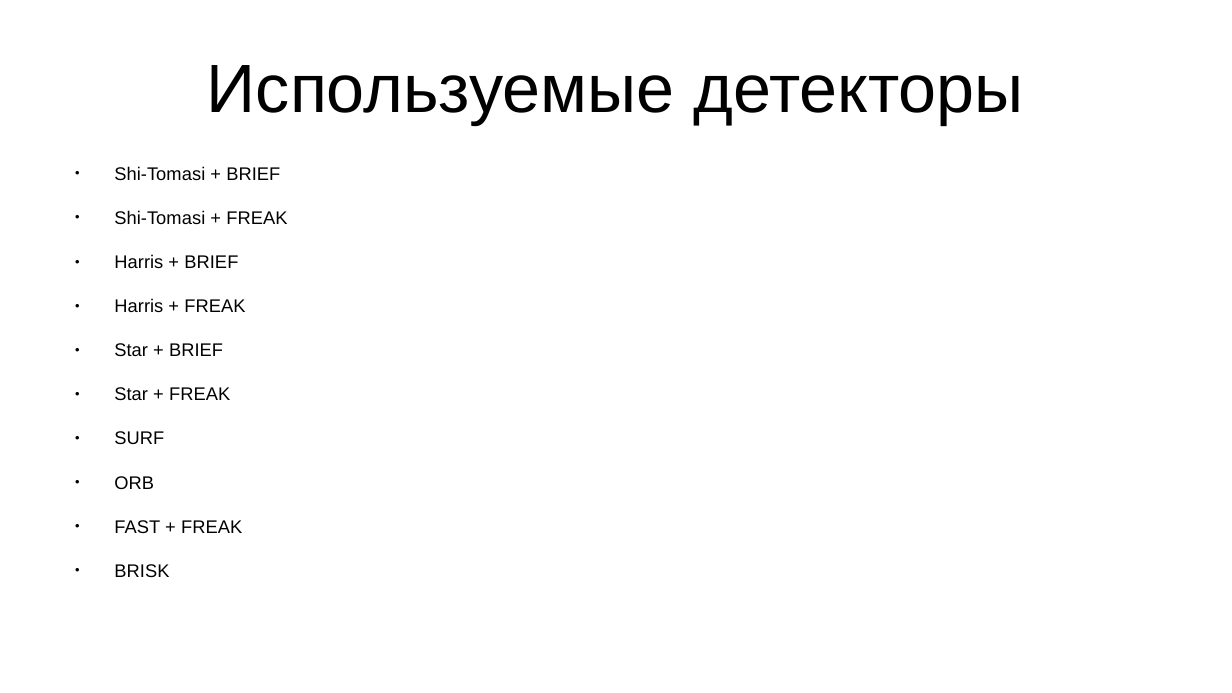
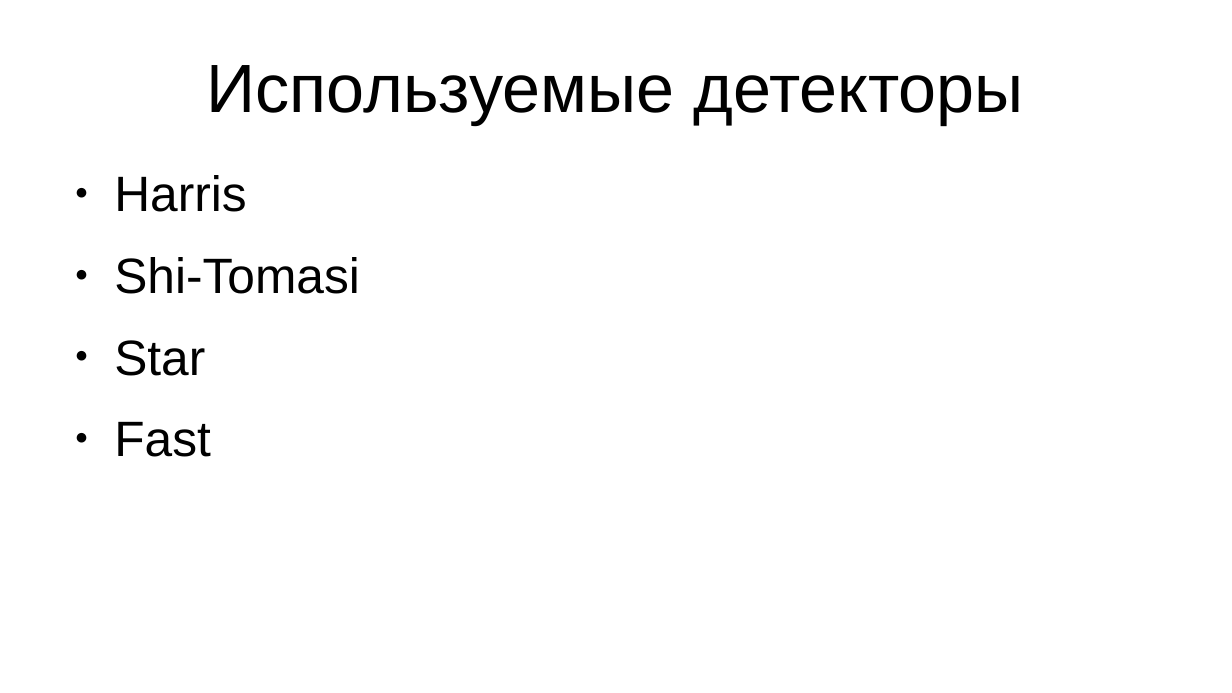
Before and after one commit to daniel-95/diploma, a slide deck: slide 9 of диплом/вкр.pptx (slide 8 before the commit). Drawn at 1232x693 pixels with LibreOffice and Linux fonts; fonts in the diff are those of the drawing. Boxes give left, top, right and bottom in pixels: in the first picture for what was removed or moved away, otherwise in the second. Text is boxed around its words. In the diff, an @@ line names an element or a change of style, - is before the commit and + after.

```diff
--- a/диплом/вкр.pptx
+++ b/диплом/вкр.pptx
@@ text at bbox=[114, 175, 360, 457]: text changed; size 11.8 to 32 pt @@
-● Shi-Tomasi + BRIEF
-● Shi-Tomasi + FREAK
-● Harris + BRIEF
-● Harris + FREAK
-● Star + BRIEF
-● Star + FREAK
-● SURF
-● ORB
-● FAST + FREAK
-● BRISK
+● Harris
+● Shi-Tomasi
+● Star
+● Fast
```
Also in this commit, not shown: 3 other slides changed, 13 slides added, 2 slides removed, 1 other file.
